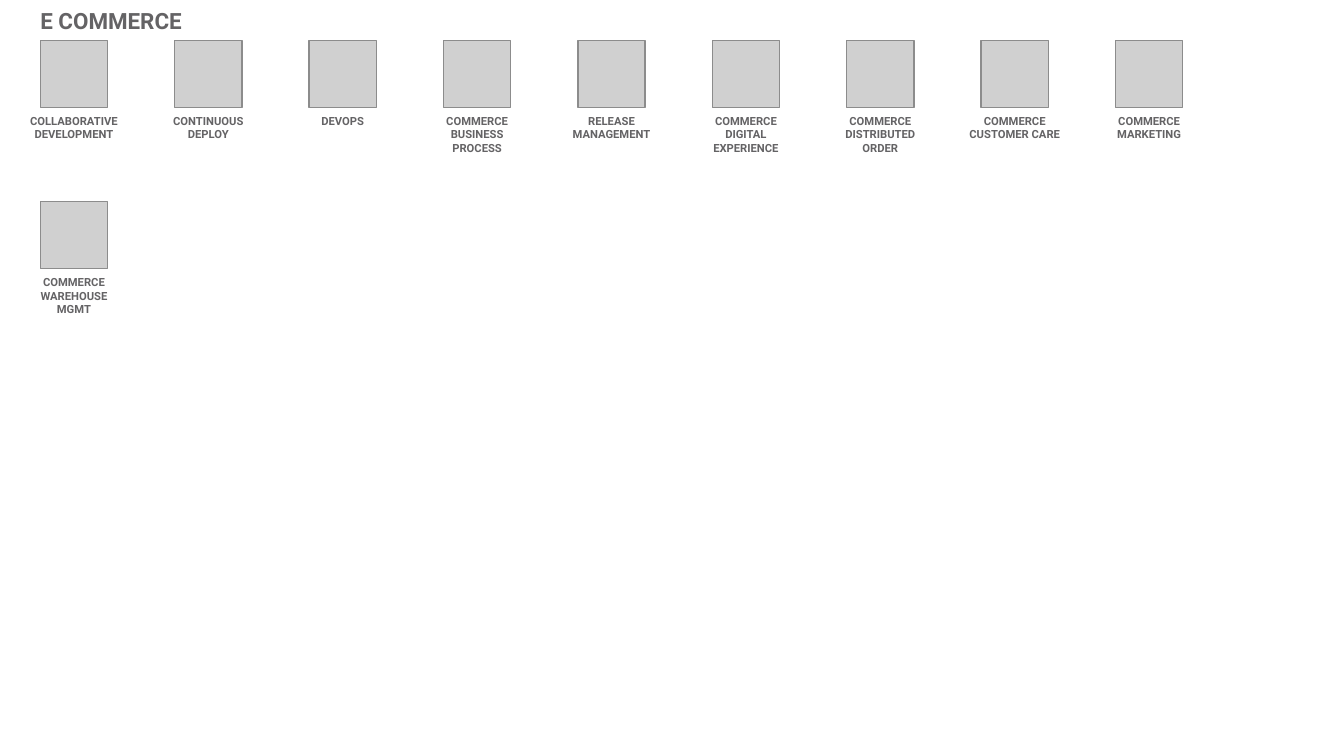
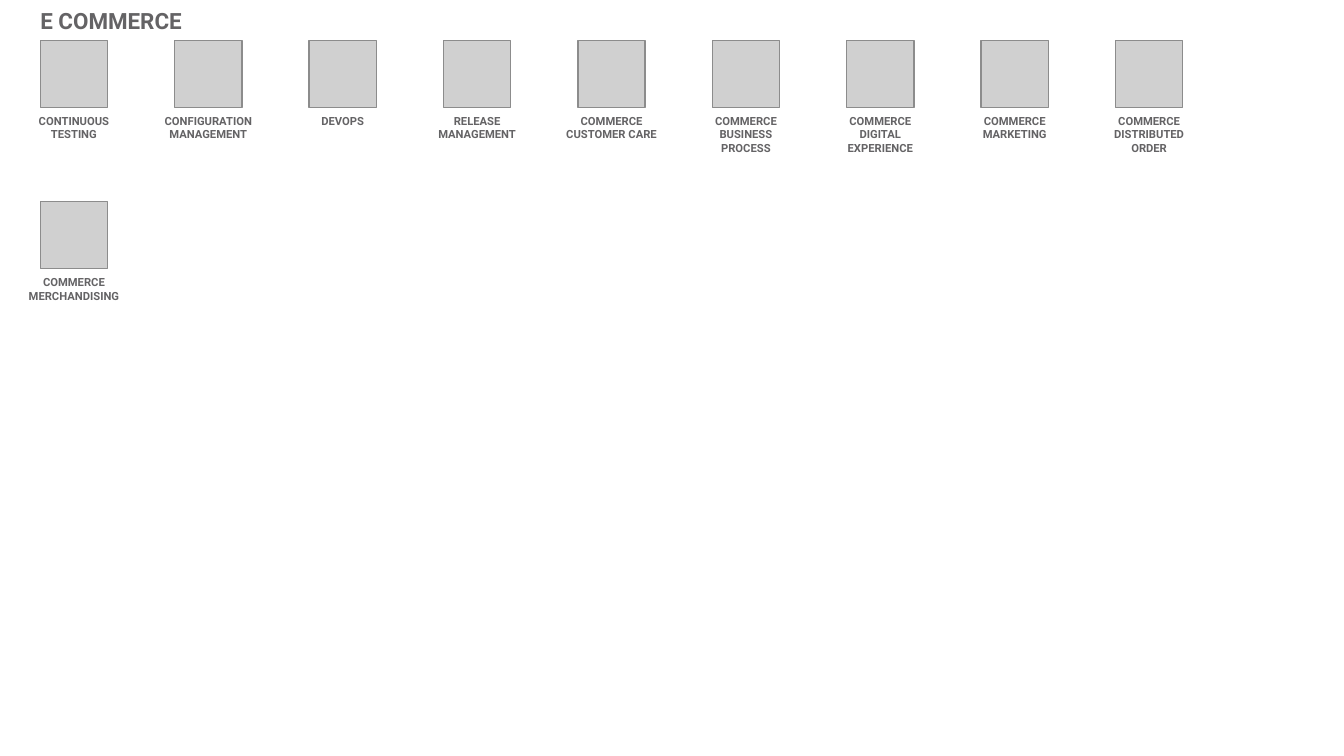
Before and after one commit to l2fprod/myarchitecture, a slide deck: slide 17 of mycatalog-architecture-diagram-template.pptx. Drawn at 1344x756 pixels with LibreOffice and Linux fonts; fonts in the diff are those of the drawing; grey boxes stand for pictures. Boxes give left, top, right and bottom in pixels: in the first picture for what was removed or moved away, otherwise in the second. Text is boxed around its words. In the diff, an @@ line names an element or a change of style, - is before the commit and + after.

```diff
--- a/mycatalog-architecture-diagram-template.pptx
+++ b/mycatalog-architecture-diagram-template.pptx
@@ text at <box>39,117,109,138</box>: text changed @@
-COLLABORATIVE DEVELOPMENT
+CONTINUOUS TESTING
@@ text at <box>165,117,252,138</box>: text changed @@
-CONTINUOUS DEPLOY
+CONFIGURATION MANAGEMENT
@@ text "RELEASE MANAGEMENT": place and size @@
-text "RELEASE MANAGEMENT" at <box>573,117,651,138</box>
+text "RELEASE MANAGEMENT" at <box>438,117,516,138</box>
@@ text added at <box>566,117,656,138</box>, 6 pt, text #646365, bold @@
+COMMERCE CUSTOMER CARE
@@ text "COMMERCE BUSINESS PROCESS": place and size @@
-text "COMMERCE BUSINESS PROCESS" at <box>446,117,508,152</box>
+text "COMMERCE BUSINESS PROCESS" at <box>715,117,777,152</box>
@@ text "COMMERCE DIGITAL EXPERIENCE": place and size @@
-text "COMMERCE DIGITAL EXPERIENCE" at <box>713,117,778,152</box>
+text "COMMERCE DIGITAL EXPERIENCE" at <box>848,117,913,152</box>
@@ text removed at <box>845,117,915,152</box> @@
-COMMERCE DISTRIBUTED ORDER
@@ text at <box>983,117,1047,138</box>: text changed @@
-COMMERCE CUSTOMER CARE
+COMMERCE MARKETING
@@ text at <box>1114,117,1184,152</box>: text changed @@
-COMMERCE MARKETING
+COMMERCE DISTRIBUTED ORDER
@@ text at <box>29,278,119,300</box>: text changed @@
-COMMERCE WAREHOUSE MGMT
+COMMERCE MERCHANDISING
```
Also in this commit, not shown: 18 other slides changed, 1 slide added, 1 slide removed.
